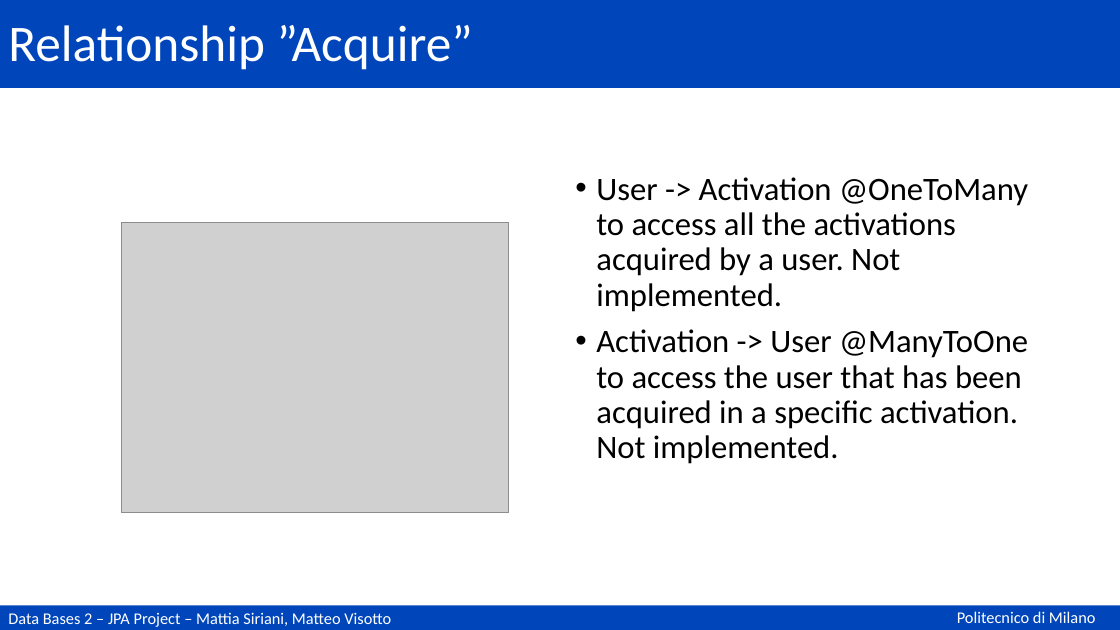
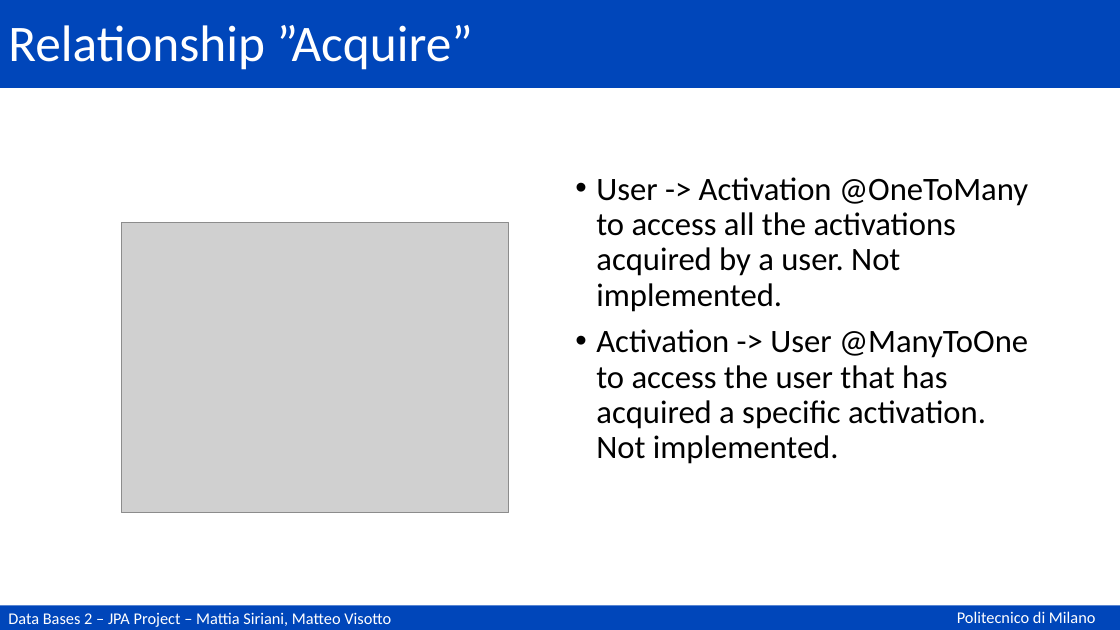
Before and after one commit to matteovisotto/DB2-SirianiVisotto, a slide deck: slide 61 of Documentation.pptx. Drawn at 1120x630 pixels with LibreOffice and Linux fonts; fonts in the diff are those of the drawing; grey boxes stand for pictures. Boxes give left, top, right and bottom in pixels: in the first picture for what was removed or moved away, otherwise in the second. Text is boxed around its words. In the diff, an @@ line names an element or a change of style, - is before the commit and + after.

```diff
--- a/Documentation.pptx
+++ b/Documentation.pptx
@@ text at (596, 329, 1028, 464): text changed @@
-• Activation -> User @ManyToOne to access the user that has been acquired in a specific activation. Not implemented.
+• Activation -> User @ManyToOne to access the user that has acquired a specific activation. Not implemented.
```
Also in this commit, not shown: 11 other slides changed, 3 other files.
